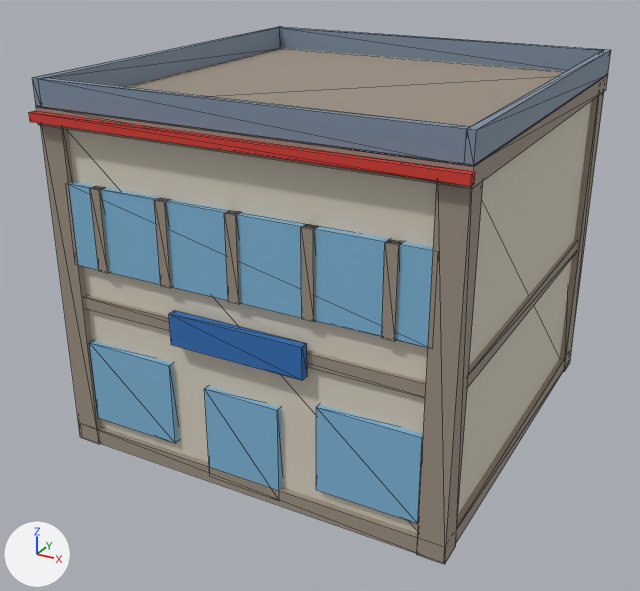
Renders of the glTF model frontend/assets/custom/circuit/pitsOffice.glb from each side of a commit.
One viewpoint serves both versions: a camera (50 mm lens) standing at (14.0, -27.4, 17.9) and looking at (-0.4, -1.2, 4.8). Every picture has the same lights, and +X, +Y and +Z are marked at lower left. The older version comes first. Mesh edges are drawn as thin lines. Vertices at exactly the same position are counted once.

The first picture shows 'pitsOffice_blue', 'pitsOffice_concrete', 'pitsOffice_concreteDark', 'pitsOffice_glass', 'pitsOffice_red', 'pitsOffice_steel'.
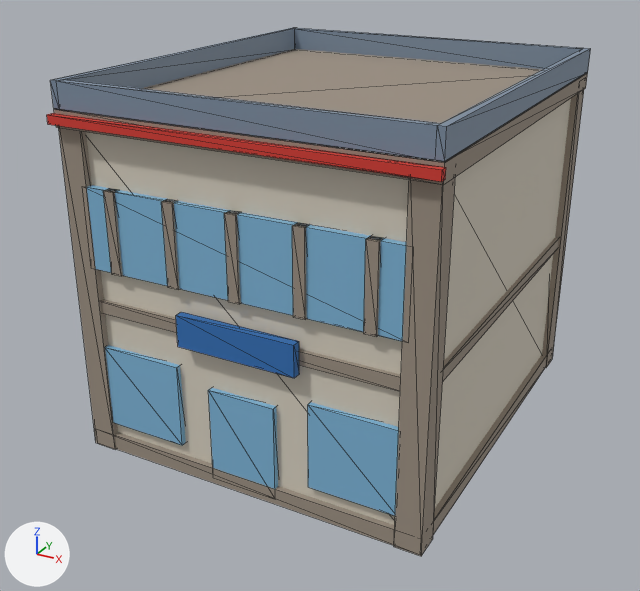
Changed parts and their boxes (x1, y1, x2, y2) in the pictures (640 x 591 px; the box of a moved part takes in the faces that stretch with it):
'pitsOffice_concreteDark', reshaped (7% narrower): before (36, 48, 608, 564); after (54, 49, 588, 556)
'pitsOffice_concrete', rescaled (7% narrower): before (68, 101, 591, 533); after (86, 98, 571, 525)
'pitsOffice_glass', rescaled (12% narrower): before (69, 182, 433, 523); after (87, 185, 407, 516)
'pitsOffice_steel', reshaped (7% narrower): before (32, 27, 611, 167); after (50, 28, 591, 163)
'pitsOffice_red', rescaled (11% narrower, 8% shorter): before (29, 111, 475, 186); after (47, 113, 446, 182)
'pitsOffice_blue', rescaled (11% narrower): before (169, 310, 307, 380); after (176, 312, 299, 378)
part 2 of me_cube_001, moved or reshaped: before (98, 358, 564, 553); after (115, 354, 547, 545)
part 3 of me_cube_001, moved or reshaped: before (41, 125, 102, 444); after (58, 128, 118, 449)
part 4 of me_cube_001, moved or reshaped: before (417, 181, 483, 564); after (394, 177, 455, 556)
part 5 of me_cube_001, moved or reshaped: before (560, 92, 604, 372); after (542, 90, 584, 368)
part 6 of me_cube_001, moved or reshaped (mostly hidden): before (84, 241, 578, 398); after (101, 237, 559, 391)
part 7 of me_cube_001, moved or reshaped: before (90, 186, 110, 273); after (103, 188, 123, 276)
part 8 of me_cube_001, moved or reshaped: before (154, 198, 172, 288); after (161, 199, 180, 290)
part 9 of me_cube_001, moved or reshaped: before (301, 224, 316, 322); after (292, 223, 309, 320)
part 10 of me_cube_001, moved or reshaped: before (382, 239, 403, 341); after (364, 236, 384, 337)
part 11 of me_cube_001, moved or reshaped: before (36, 48, 608, 189); after (54, 49, 588, 185)
part 15 of me_cube_019, moved or reshaped: before (464, 49, 611, 167); after (435, 48, 591, 163)
part 16 of me_cube_019, moved or reshaped: before (32, 27, 604, 165); after (50, 28, 583, 161)

The change, as a list of edits to the scene's bpy script:
```text
Change me_cube:
    remove me_cube.from_pydata(...)  # 8 vertices, 12 faces; spans x -6.9..6.9, y -7.0..7.0, z 0.0..12.0
    add me_cube.from_pydata(...)  # 8 vertices, 12 faces; spans x -6.15..6.15, y -7.0..7.0, z 0.0..12.0
    me_cube part 1: the whole mesh is scaled about its middle by (0.891, 1, 1)
Change me_cube_001:
    remove me_cube_001.from_pydata(...)  # 96 vertices, 144 faces; spans x -7.2..7.2, y -7.32..7.3, z 0.0..12.2
    add me_cube_001.from_pydata(...)  # 96 vertices, 144 faces; spans x -6.45..6.45, y -7.32..7.3, z 0.0..12.2
    me_cube_001 part 2: the loose piece of 8 vertices spanning x -7.1..7.1, y -7.2..7.2, z 0.0..0.6 is scaled about its middle by (0.894, 1, 1)
    me_cube_001 part 3: the loose piece of 8 vertices spanning x -7.15..-6.25, y -7.25..-6.35, z 0.0..12.0 is moved by (0.75, 0.0, 0.0)
    me_cube_001 part 4: the loose piece of 8 vertices spanning x 6.25..7.15, y -7.25..-6.35, z 0.0..12.0 is moved by (-0.75, 0.0, 0.0)
    me_cube_001 part 5: the loose piece of 8 vertices spanning x 6.25..7.15, y 6.35..7.25, z 0.0..12.0 is moved by (-0.75, 0.0, 0.0)
    me_cube_001 part 6: the loose piece of 8 vertices spanning x -7.05..7.05, y -7.15..7.15, z 5.38..5.82 is scaled about its middle by (0.894, 1, 1)
    me_cube_001 part 7: the loose piece of 8 vertices spanning x -5.31..-4.91, y -7.32..-6.87, z 7.0..9.8 is moved by (0.55, 0.0, 0.0)
    me_cube_001 part 8: the loose piece of 8 vertices spanning x -2.75..-2.35, y -7.32..-6.87, z 7.0..9.8 is moved by (0.28, 0.0, 0.0)
    me_cube_001 part 9: the loose piece of 8 vertices spanning x 2.35..2.75, y -7.32..-6.87, z 7.0..9.8 is moved by (-0.28, 0.0, 0.0)
    me_cube_001 part 10: the loose piece of 8 vertices spanning x 4.91..5.31, y -7.32..-6.87, z 7.0..9.8 is moved by (-0.55, 0.0, 0.0)
    me_cube_001 part 11: the loose piece of 8 vertices spanning x -7.2..7.2, y -7.3..7.3, z 11.6..12.2 is scaled about its middle by (0.896, 1, 1)
    other edits to the shape of me_cube_001 do not show in these pictures
Change me_cube_007:
    remove me_cube_007.from_pydata(...)  # 32 vertices, 48 faces; spans x -6.38..6.38, y -7.24..-6.88, z 0.2..9.8
    add me_cube_007.from_pydata(...)  # 32 vertices, 48 faces; spans x -5.69..5.69, y -7.24..-6.88, z 0.2..9.8
    me_cube_007 part 12: the whole mesh is scaled about its middle by (0.891, 1, 1)
Change me_cube_016:
    remove me_cube_016.from_pydata(...)  # 8 vertices, 12 faces; spans x -2.41..2.41, y -7.43..-7.13, z 5.05..6.15
    add me_cube_016.from_pydata(...)  # 8 vertices, 12 faces; spans x -2.15..2.15, y -7.43..-7.13, z 5.05..6.15
    me_cube_016 part 13: the whole mesh is scaled about its middle by (0.891, 1, 1)
Change me_cube_018:
    remove me_cube_018.from_pydata(...)  # 8 vertices, 12 faces; spans x -7.25..7.25, y -7.57..-7.32, z 11.75..12.05
    add me_cube_018.from_pydata(...)  # 8 vertices, 12 faces; spans x -6.5..6.5, y -7.57..-7.32, z 11.75..12.05
    me_cube_018 part 14: the whole mesh is scaled about its middle by (0.897, 1, 1)
Change me_cube_019:
    remove me_cube_019.from_pydata(...)  # 24 vertices, 48 faces; spans x -7.2..7.2, y -7.3..7.3, z 12.16..13.06
    add me_cube_019.from_pydata(...)  # 24 vertices, 48 faces; spans x -6.45..6.45, y -7.3..7.3, z 12.16..13.06
    me_cube_019 part 15: all 12 vertices in x 6.95..7.2, y -7.3..7.3, z 12.16..13.06 are moved by (-0.75, 0.0, 0.0)
    me_cube_019 part 16: all 12 vertices in x -7.2..-6.95, y -7.3..7.3, z 12.16..13.06 are moved by (0.75, 0.0, 0.0)
```
